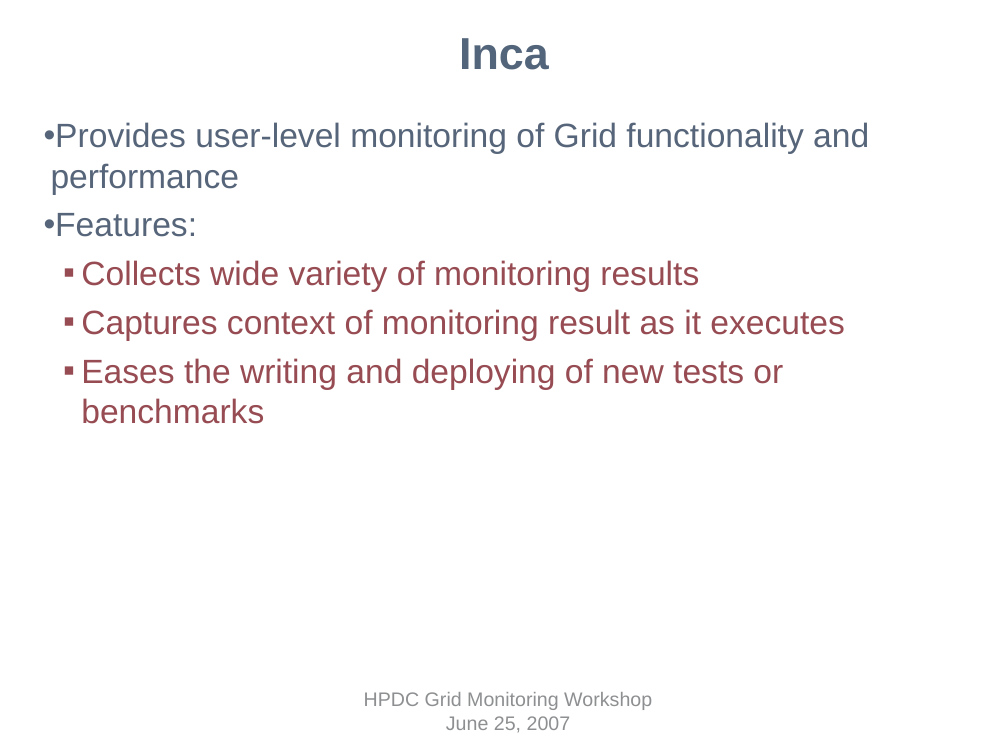
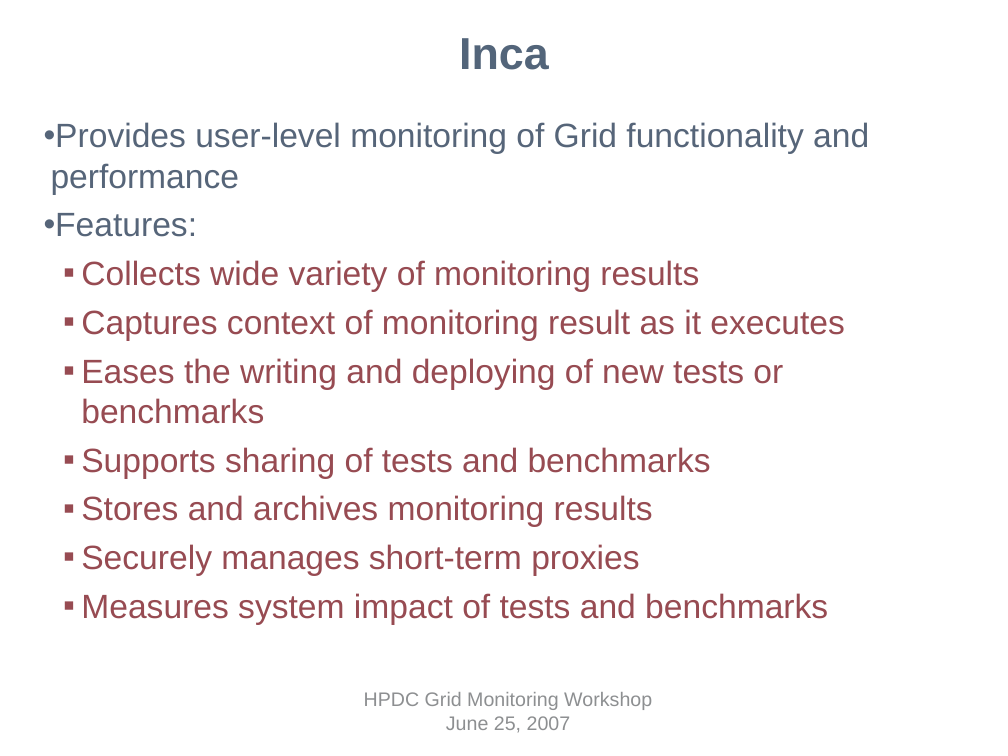
Before and after one commit to IncaProject/inca-xsede, a slide deck: slide 5 of talks/inca-gmw07.ppt. Drawn at 1008x756 pixels with LibreOffice and Linux fonts; fonts in the diff are those of the drawing; background and template pictures are left out. Boxes give left, top, right and bottom in pixels: in the first picture for what was removed or moved away, otherwise in the second. Text is boxed around its words. In the diff, an @@ line names an element or a change of style, - is before the commit and + after.

```diff
--- a/talks/inca-gmw07.ppt
+++ b/talks/inca-gmw07.ppt
@@ text at (81, 447, 828, 625): paragraphs added @@
+  ▪ Supports sharing of tests and benchmarks
+  ▪ Stores and archives monitoring results
+  ▪ Securely manages short-term proxies
+  ▪ Measures system impact of tests and benchmarks
```
Also in this commit, not shown: 2 other slides changed, 9 slides added, 5 slides removed.
